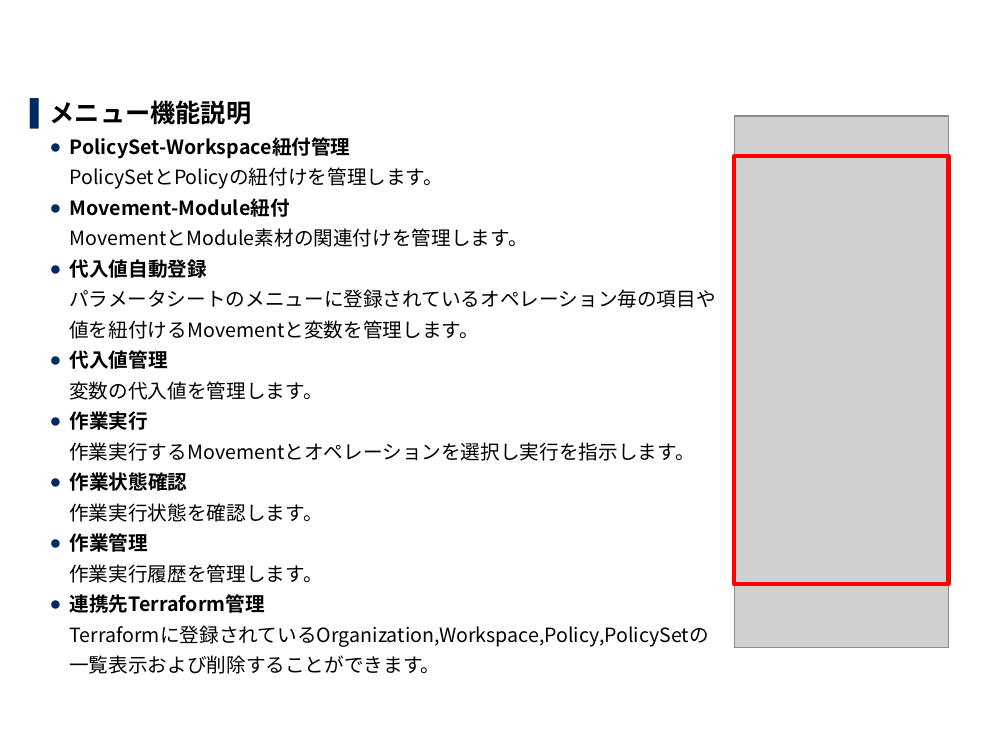
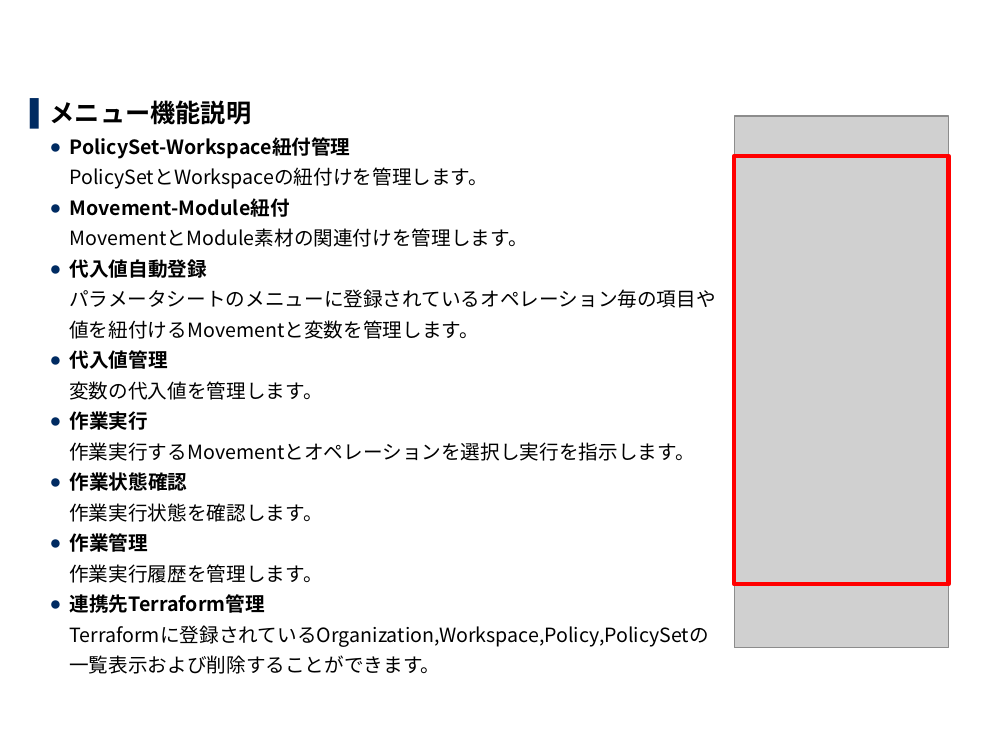
Before and after one commit to exastro-suite/it-automation-docs, a slide deck: slide 17 of asset/Learn_ja/ITA-Terraform-Driver_ja.pptx (slide 15 before the commit). Drawn at 1008x756 pixels with LibreOffice and Linux fonts; fonts in the diff are those of the drawing; grey boxes stand for pictures; background and template pictures are left out. Boxes give left, top, right and bottom in pixels: in the first picture for what was removed or moved away, otherwise in the second. Text is boxed around its words. In the diff, an @@ line names an element or a change of style, - is before the commit and + after.

```diff
--- a/asset/Learn_ja/ITA-Terraform-Driver_ja.pptx
+++ b/asset/Learn_ja/ITA-Terraform-Driver_ja.pptx
@@ text at <box>69,167,488,189</box>: text changed @@
-  PolicySetとPolicyの紐付けを管理します。
+  PolicySetとWorkspaceの紐付けを管理します。
```
Also in this commit, not shown: 12 other slides changed, 3 slides added, 1 other file.
